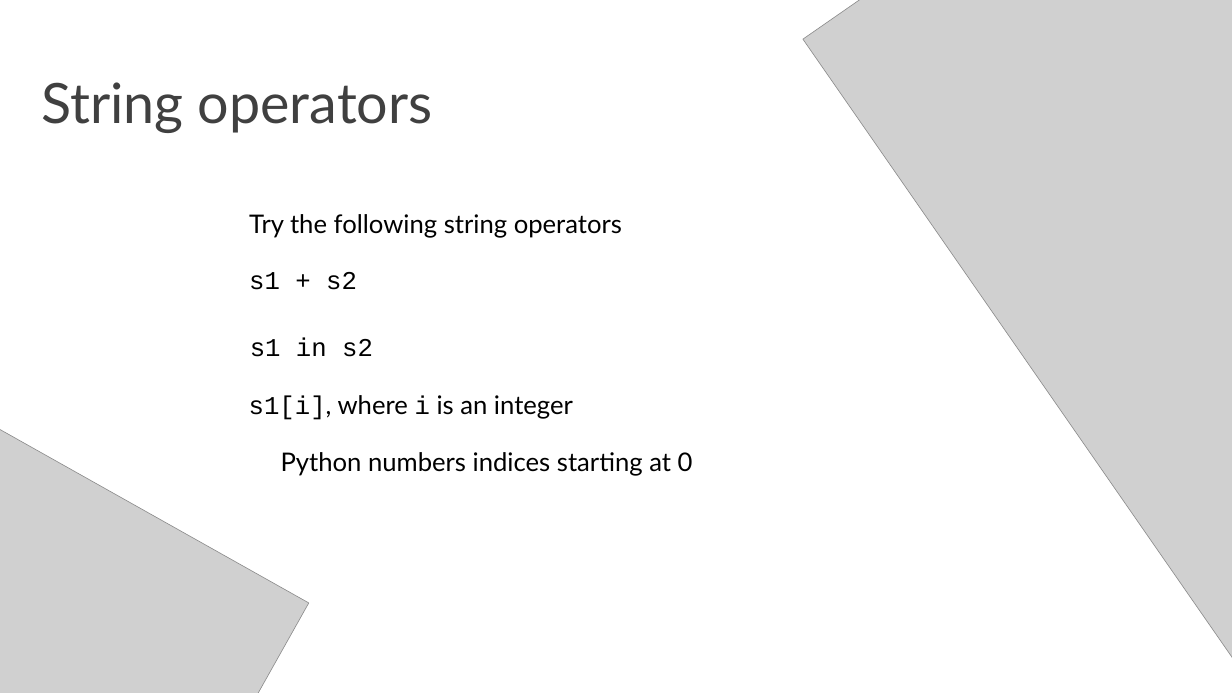
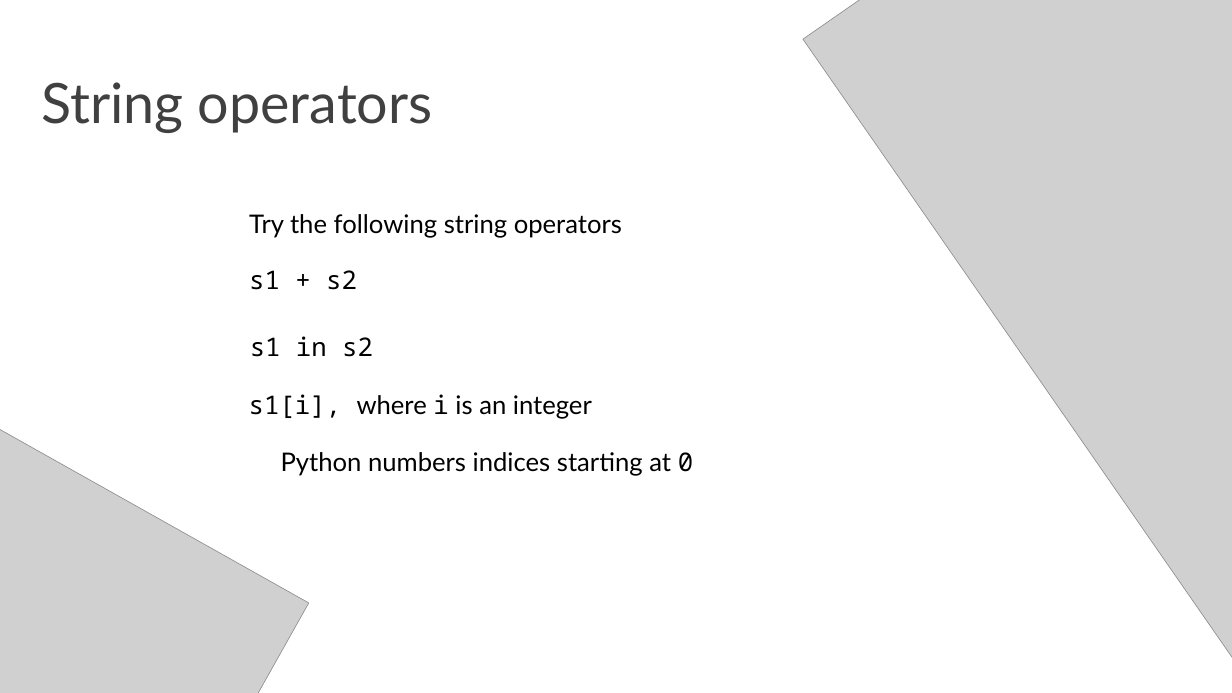
Before and after one commit to makerboxlao/training_resources, a slide deck: slide 11 of Programming_200222/intro.python.workshop.pptx. Drawn at 1232x693 pixels with LibreOffice and Linux fonts; fonts in the diff are those of the drawing; grey boxes stand for pictures; background and template pictures are left out. Boxes give left, top, right and bottom in pixels: in the first picture for what was removed or moved away, otherwise in the second. Text is boxed around its words. In the diff, an @@ line names an element or a change of style, - is before the commit and + after.

Commit message:
update python workshop documents

```diff
--- a/Programming_200222/intro.python.workshop.pptx
+++ b/Programming_200222/intro.python.workshop.pptx
@@ text "s1 + s2" at box(249, 270, 357, 290): font Courier New to Noto Sans Mono @@
@@ text "s1 in s2" at box(250, 336, 373, 357): font Courier New to Noto Sans Mono @@
@@ text "s1[i], where i is an ..." at box(249, 394, 592, 419): font Courier New to Noto Sans Mono in "s1[i], i"; font Lato to Noto Sans Mono in "s1[i]," @@
@@ text "Python numbers indices starting at ..." at box(281, 452, 693, 476): font Lato to Noto Sans Mono in "0" @@
```
Also in this commit, not shown: 21 other slides changed, 1 slide added, 1 slide removed, 3 other files.
